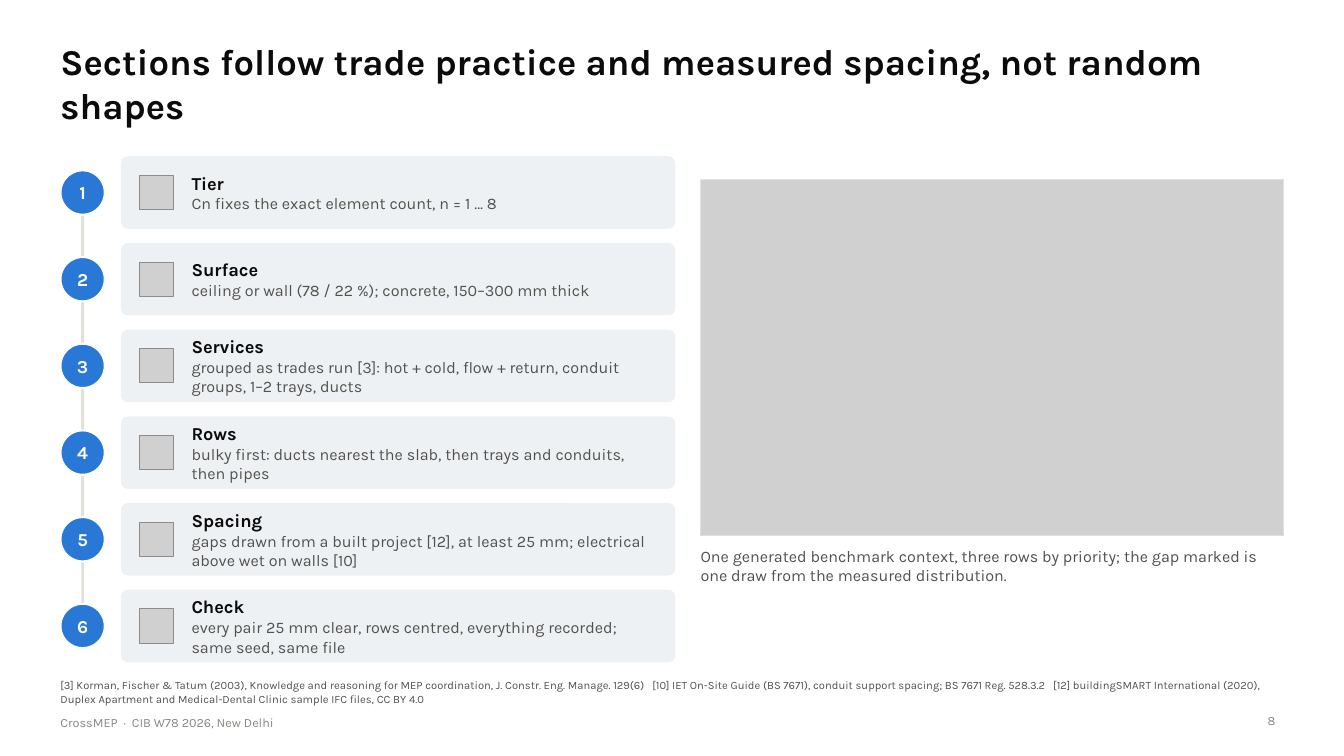
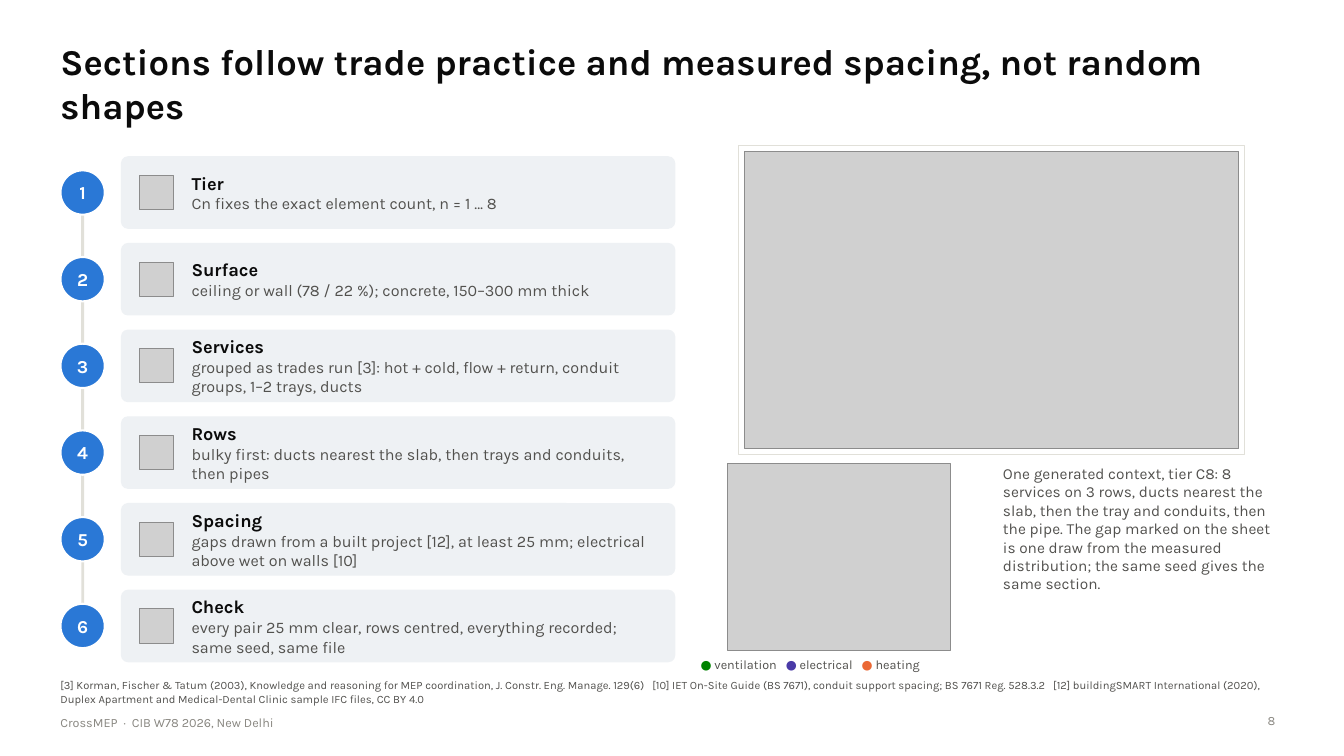
Before and after one commit to lavinia-ped/CrossMEP_Dataset, a slide deck: slide 8 of docs/CrossMEP_CIBW78_talk.pptx. Drawn at 1344x756 pixels with LibreOffice and Linux fonts; fonts in the diff are those of the drawing; grey boxes stand for pictures. Boxes give left, top, right and bottom in pixels: in the first picture for what was removed or moved away, otherwise in the second. Text is boxed around its words. In the diff, an @@ line names an element or a change of style, - is before the commit and + after.

Commit message:
Talk and studio: slides 7 and 8 show studio sections (sheet and 3D); the 3D view is grey, cut at the plane, with the section face in the trade colour

```diff
--- a/docs/CrossMEP_CIBW78_talk.pptx
+++ b/docs/CrossMEP_CIBW78_talk.pptx
@@ rectangle resized from (x1=701, y1=179, x2=1284, y2=535) to (x1=739, y1=145, x2=1245, y2=455) @@
@@ picture resized from (x1=701, y1=179, x2=1284, y2=535) to (x1=745, y1=151, x2=1239, y2=449) @@
@@ picture added at (x1=728, y1=464, x2=952, y2=650) @@
@@ text added at (x1=1003, y1=468, x2=1270, y2=589), 11 pt, text #52514E @@
+One generated context, tier C8: 8 services on 3 rows, ducts nearest the slab, then the tray and conduits, then the pipe. The gap marked on the sheet is one draw from the measured distribution; the same seed gives the same section.
@@ text removed at (x1=701, y1=551, x2=1257, y2=581) @@
-One generated benchmark context, three rows by priority; the gap marked is one draw from the measured distribution.
@@ text added at (x1=714, y1=660, x2=920, y2=672), 9 pt, text #52514E @@
+● ventilation ● electrical ● heating
```
Also in this commit, not shown: 1 other slide changed, 17 other files.
